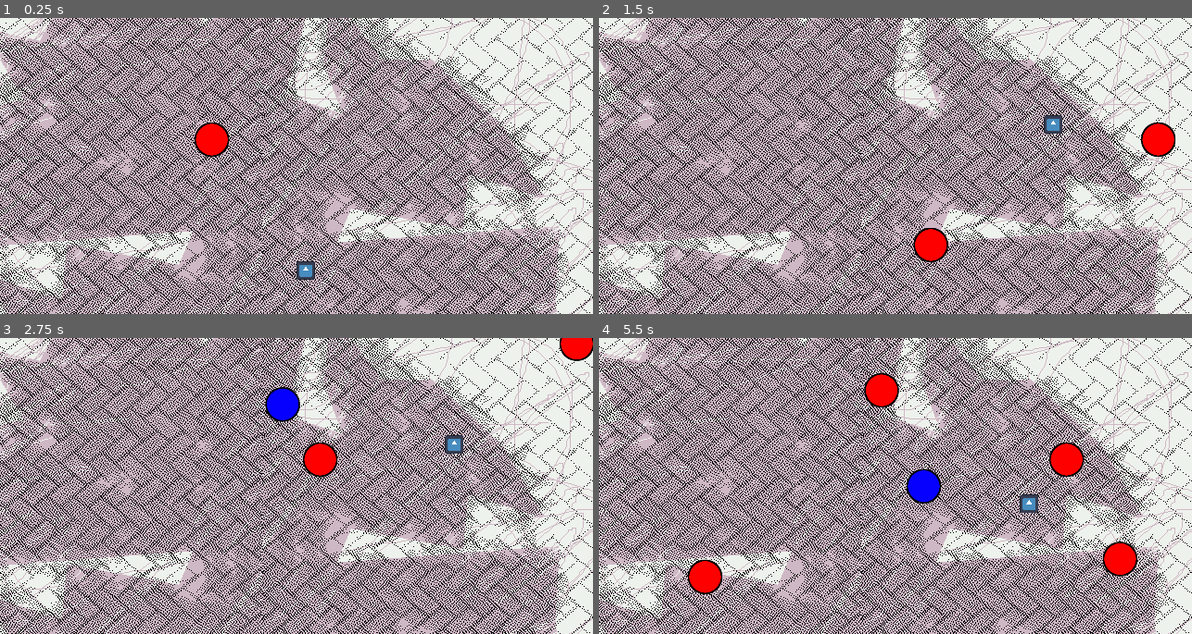
Above: before the commit, frames 1-4 (two rows, left to right).
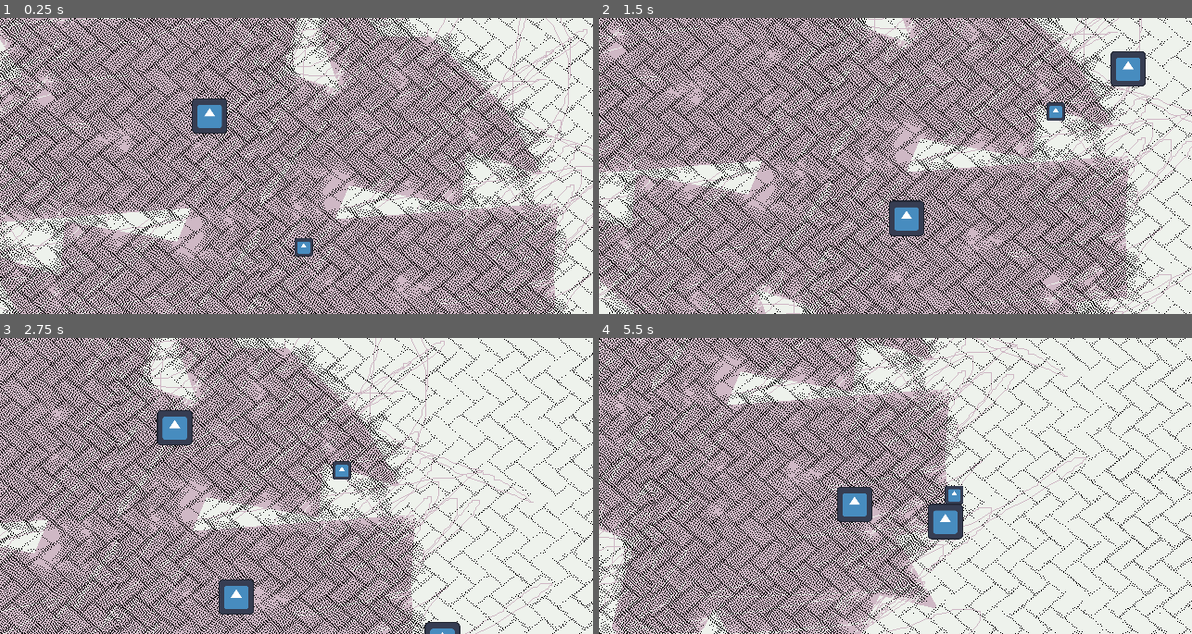
Above: after the commit, the same moments.

Repository: HalfdanBrage/nordicGame
Game: Godot game, scene res://Levels/test-level-0.tscn
Two runs of this game, one before a commit and one after it. Both use one fixed random seed, a clock stepped at 60 frames per second and the inputs below. The engine's default icon, where the game draws it, is replaced by a stand-in: a white triangle on a blue panel in a dark square.
Inputs (mouse positions are in pixels of both pictures, inside the frame that each line leads up to):
- Up to frame 1 (0.25 s): no input
- Up to frame 2 (1.5 s): move the mouse to (1025, 151) at 0.52 s; tap Space (shoot) at 0.6 s; move the mouse to (776, 180) at 1.27 s; tap X (swap) at 1.35 s
- Up to frame 3 (2.75 s): move the mouse to (355, 420) at 2.02 s; tap Space (shoot) at 2.1 s
- Up to frame 4 (5.5 s): move the mouse to (865, 545) at 2.77 s; tap X (swap) at 2.85, 4.35 s; move the mouse to (1073, 530) at 3.52 s; tap Space (shoot) at 3.6, 5.1 s; move the mouse to (717, 441) at 4.27 s; move the mouse to (925, 486) at 5.02 s

The runs differ from the first frame. In frame 1, 49% of the frame differs, in the area x 0-100%, y 0-100%; in frame 2, 53%; in frame 3, 55%; in frame 4, 58%.
Error before the commit: Invalid call. Nonexistent function 'get_newest_bullet' in base 'Node (levelmanager.gd)'. (res://Levels/CameraController.gd:10)

Commit message:
Camera only follows player

Diff:
--- a/Entities/Bullet/bullet.tscn
+++ b/Entities/Bullet/bullet.tscn
@@ -1,63 +1,32 @@
-[gd_scene load_steps=7 format=3 uid="uid://chg348md75ben"]
+[gd_scene load_steps=5 format=3 uid="uid://chg348md75ben"]
 
+[ext_resource type="Texture2D" uid="uid://bnfcc2ttwo4yc" path="res://icon.svg" id="1_kil4k"]
 [ext_resource type="Script" path="res://Entities/Bullet/bullet.gd" id="1_sgqyk"]
-[ext_resource type="Texture2D" uid="uid://c01bf6ta4sxhg" path="res://inactive.png" id="2_j785w"]
-[ext_resource type="Texture2D" uid="uid://etuynmey2wwf" path="res://active.png" id="3_vguso"]
 
 [sub_resource type="SpriteFrames" id="SpriteFrames_ajlkv"]
 animations = [{
 "frames": [{
 "duration": 1.0,
-"texture": ExtResource("2_j785w")
+"texture": ExtResource("1_kil4k")
 }],
 "loop": true,
-"name": &"active",
-"speed": 5.0
-}, {
-"frames": [{
-"duration": 1.0,
-"texture": ExtResource("3_vguso")
-}],
-"loop": true,
-"name": &"inactive",
+"name": &"default",
 "speed": 5.0
 }]
 
-[sub_resource type="CircleShape2D" id="CircleShape2D_atinb"]
-radius = 59.5411
-
-[sub_resource type="CircleShape2D" id="CircleShape2D_5oakf"]
-radius = 36.0
+[sub_resource type="RectangleShape2D" id="RectangleShape2D_0h7gs"]
+size = Vector2(128.333, 130)
 
 [node name="Bullet" type="CharacterBody2D"]
 scale = Vector2(0.5, 0.5)
-collision_layer = 2
 script = ExtResource("1_sgqyk")
 
 [node name="AnimatedSprite2D" type="AnimatedSprite2D" parent="."]
 position = Vector2(-1, 0)
 scale = Vector2(0.6, 0.6)
 sprite_frames = SubResource("SpriteFrames_ajlkv")
-animation = &"inactive"
-autoplay = "inactive"
 
 [node name="CollisionShape2D" type="CollisionShape2D" parent="."]
+position = Vector2(-1.5, 5.96046e-07)
 scale = Vector2(0.6, 0.6)
-shape = SubResource("CircleShape2D_atinb")
-
-[node name="Area2D" type="Area2D" parent="."]
-collision_layer = 2
-collision_mask = 4
-monitoring = false
-
-[node name="CollisionShape2D" type="CollisionShape2D" parent="Area2D"]
-shape = SubResource("CircleShape2D_5oakf")
-
-[node name="Timer" type="Timer" parent="."]
-wait_time = 0.5
-one_shot = true
-autostart = true
-
-[connection signal="area_entered" from="Area2D" to="." method="_on_area_2d_area_entered"]
-[connection signal="body_entered" from="Area2D" to="." method="_on_area_2d_body_entered"]
-[connection signal="timeout" from="Timer" to="." method="_on_timer_timeout"]
+shape = SubResource("RectangleShape2D_0h7gs")
--- a/Levels/CameraController.gd
+++ b/Levels/CameraController.gd
@@ -1,18 +1,12 @@
 extends Camera2D
 
-#@export var lerp_speed: float = 1
-@export var fast_lerp_speed: float = 1
-@export var slow_lerp_speed: float = 1
+@export var lerp_speed: float = 1
+#@export var fast_lerp_speed: float = 1
+#@export var slow_lerp_speed: float = 1
 
-
-# Called every frame. 'delta' is the elapsed time since the previous frame.
 func _process(delta):
-	var target = Levelmanager.get_newest_bullet()
-	var lerp_speed = slow_lerp_speed
-
 	var player = Levelmanager.get_player()
 	if player != null:
-		target = Levelmanager.get_player()
-		lerp_speed = fast_lerp_speed
-
-	position = position.lerp(target.position, delta * lerp_speed)
+		var target = Levelmanager.get_player()
+		#var lerp_speed = fast_lerp_speed
+		position = position.lerp(target.position, delta * lerp_speed)
--- a/Levels/test-level-0.tscn
+++ b/Levels/test-level-0.tscn
@@ -23,8 +23,6 @@
 [node name="Camera2D" type="Camera2D" parent="."]
 position = Vector2(410, 273)
 script = ExtResource("1_k0x3w")
-fast_lerp_speed = 1.5
-slow_lerp_speed = 0.4
 
 [node name="Background" type="Node2D" parent="."]
 
